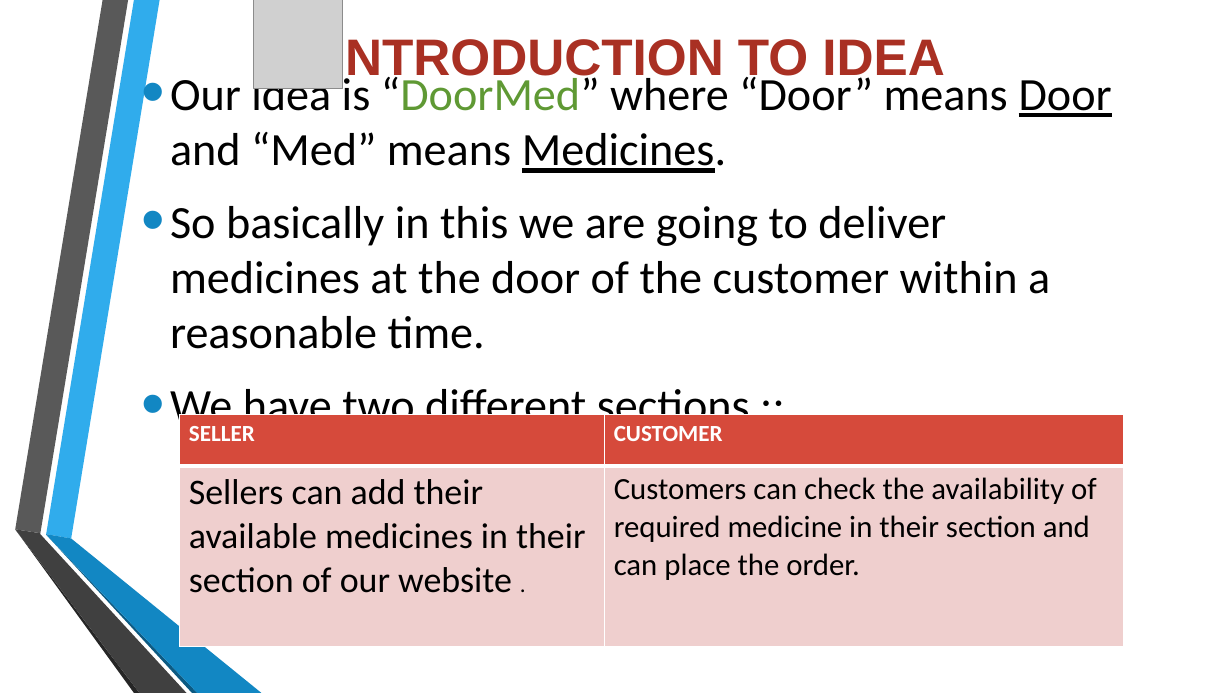
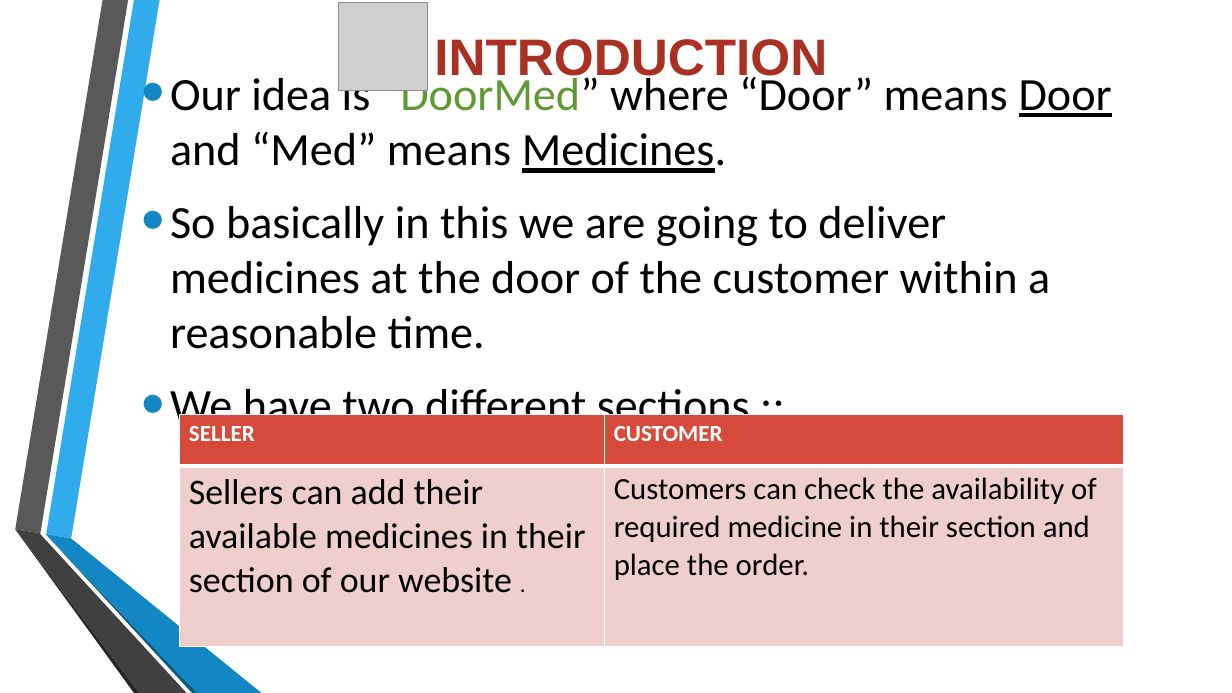
Before and after one commit to Mayank0010/Doormed, a slide deck: slide 2 of Agamya (2).pptx. Drawn at 1232x693 pixels with LibreOffice and Linux fonts; fonts in the diff are those of the drawing; grey boxes stand for pictures; background and template pictures are left out. Boxes give left, top, right and bottom in pixels: in the first picture for what was removed or moved away, otherwise in the second. Text is boxed around its words. In the diff, an @@ line names an element or a change of style, - is before the commit and + after.

```diff
--- a/Agamya (2).pptx
+++ b/Agamya (2).pptx
@@ picture: place and size @@
-picture at (254,0,343,89)
+picture at (339,3,428,91)
@@ title at (434,39,827,85): text changed @@
-INTRODUCTION TO IDEA
+INTRODUCTION
@@ table at (179,415,1124,646) @@
-row 2, column 2: Customers can check the availability of required medicine in their section and can place the order.
+row 2, column 2: Customers can check the availability of required medicine in their section and place the order.
```
Also in this commit, not shown: 1 other slide changed, 16 other files.
